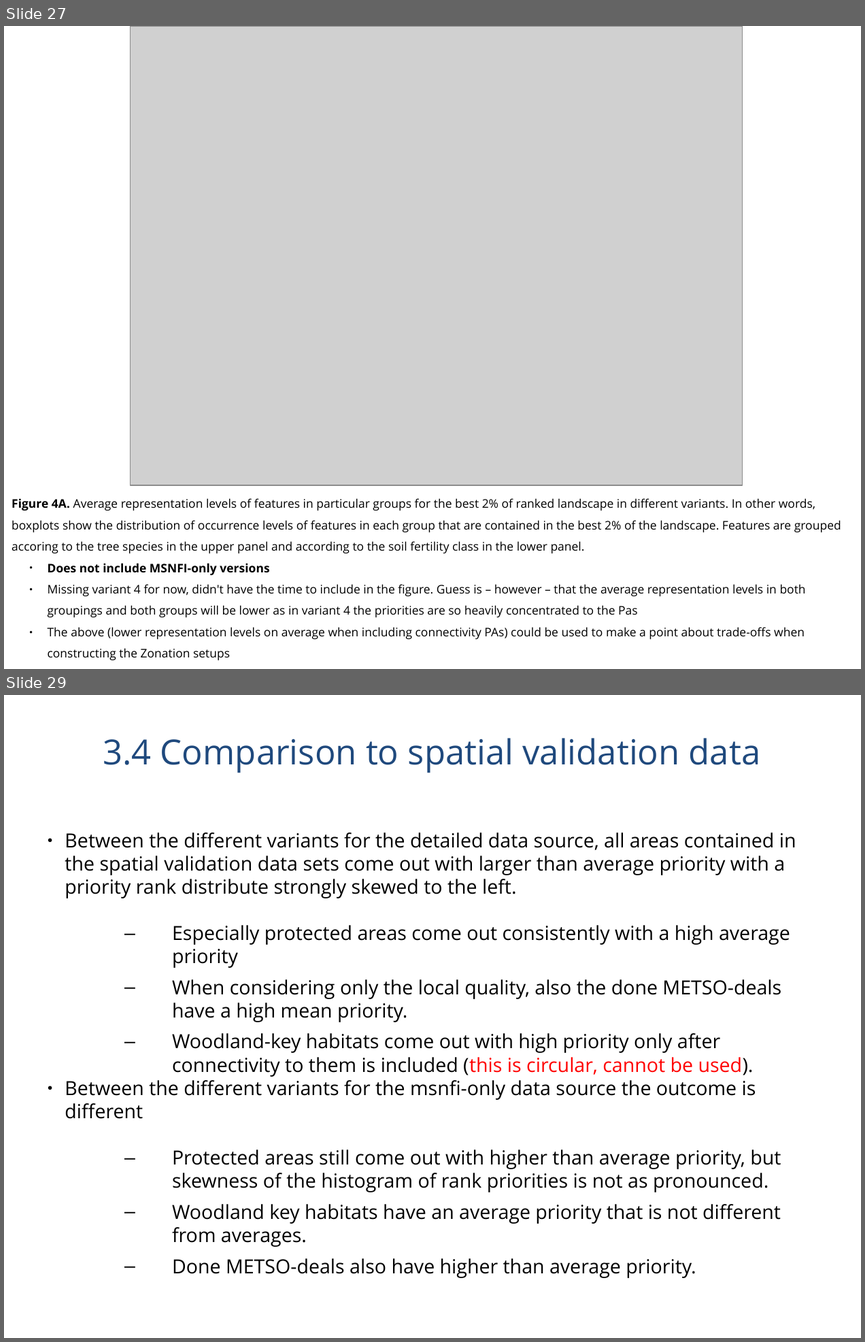
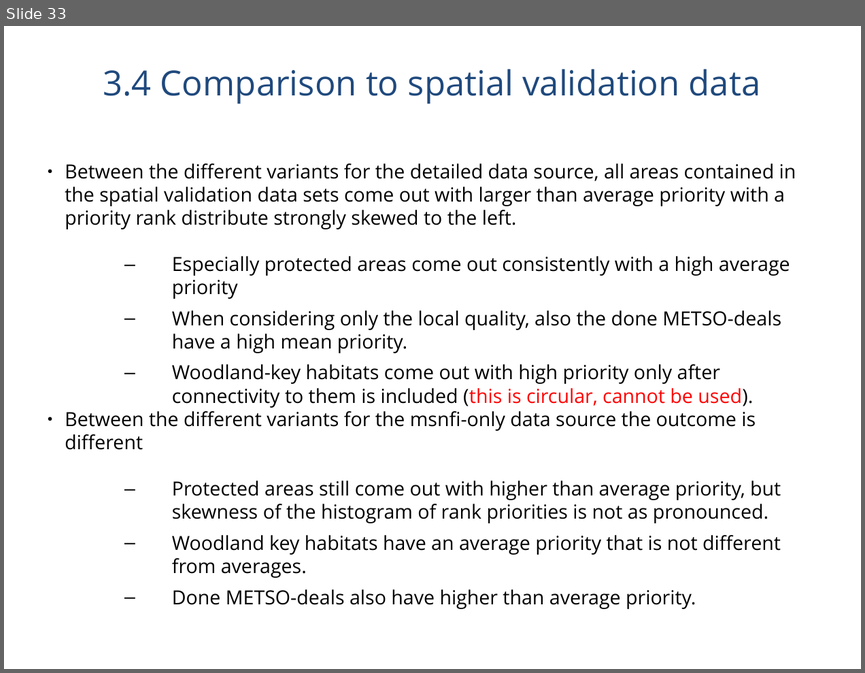
Before and after one commit to jlehtoma/validityms, a slide deck: reports/validity_ms_outline.ppt. Shown one above the other, each under a label of ours: slides 27 and 29 before the commit, slide 33 after it; the slides between them are not shown. The pictures are 865x1342 and 865x673 pixels, drawn with LibreOffice and Linux fonts; fonts in the diff are those of the drawing; grey boxes stand for pictures. Boxes give left, top, right and bottom in pixels: in the first picture for what was removed or moved away, otherwise in the second. Text is boxed around its words. In the diff, an @@ line names an element or a change of style, - is before the commit and + after.

```diff
--- a/reports/validity_ms_outline.ppt
+++ b/reports/validity_ms_outline.ppt
@@ slide 27 removed at bbox=[4, 26, 861, 669], background #FFFFFF @@
@@ picture removed at bbox=[130, 26, 742, 486] @@
@@ text removed at bbox=[11, 498, 841, 660] @@
-Figure 4A. Average representation levels of features in particular groups for the best 2% of ranked landscape in different variants. In other words, boxplots show the distribution of occurrence levels of features in each group that are contained in the best 2% of the landscape. Features are grouped accoring to the tree species in the upper panel and according to the soil fertility class in the lower panel.
-  ● Does not include MSNFI-only versions
-  ● Missing variant 4 for now, didn't have the time to include in the figure. Guess is – however – that the average representation levels in both groupings and both groups will be lower as in variant 4 the priorities are so heavily concentrated to the Pas
-  ● The above (lower representation levels on average when including connectivity PAs) could be used to make a point about trade-offs when constructing the Zonation setups
@@ what was slide 29 is now slide 33 @@
```
Also in this commit, not shown: 9 slides changed, 10 slides added, 6 other slides removed, 1 other file.
